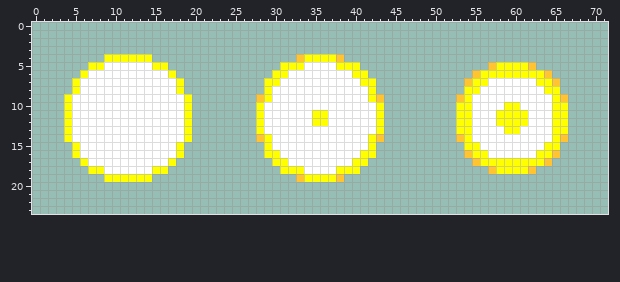
A sprite sheet gets an edit: sprites/projectiles/sprShot.png. The picture above was drawn from the file before the commit.
The file is 72x24 pixels.
Now the later version:
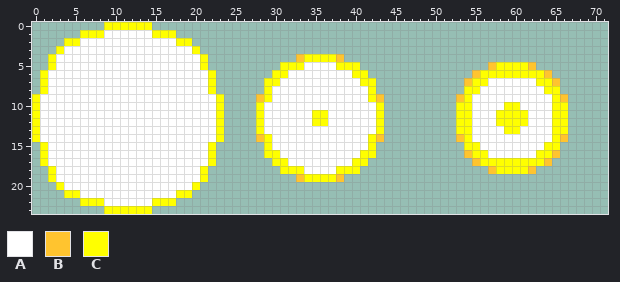
Palette (. is transparent): A #ffffff  B #ffc42f  C #ffff00
The commit says: flame shot cannon forgot this hey burg its here * updated flame shotty to work similar to the regular shot cannon
The exact change:
y 0: x 9..14 ...... -> CCCCCC
y 1: x 6..17 ............ -> CCCAAAAAACCC
y 2: x 4..19 ................ -> CCAAAAAAAAAAAACC
y 3: x 3..20 .................. -> CAAAAAAAAAAAAAAAAC
y 4: x 2..21 .......CCCCCC....... -> CAAAAAAAAAAAAAAAAAAC
y 5: x 2..8 .....CC -> CAAAAAA; x 15..21 CC..... -> AAAAAAC
y 6: x 1..6 .....C -> CAAAAA; x 17..22 C..... -> AAAAAC
y 7..8: x 1..5 ....C -> CAAAA; x 18..22 C.... -> AAAAC
y 9..14: x 0..4 ....C -> CAAAA; x 19..23 C.... -> AAAAC
y 15..16: x 1..5 ....C -> CAAAA; x 18..22 C.... -> AAAAC
y 17: x 1..6 .....C -> CAAAAA; x 17..22 C..... -> AAAAAC
y 18: x 2..8 .....CC -> CAAAAAA; x 15..21 CC..... -> AAAAAAC
y 19: x 2..21 .......CCCCCC....... -> CAAAAAAAAAAAAAAAAAAC
y 20: x 3..20 .................. -> CAAAAAAAAAAAAAAAAC
y 21: x 4..19 ................ -> CCAAAAAAAAAAAACC
y 22: x 6..17 ............ -> CCCAAAAAACCC
y 23: x 9..14 ...... -> CCCCCC
